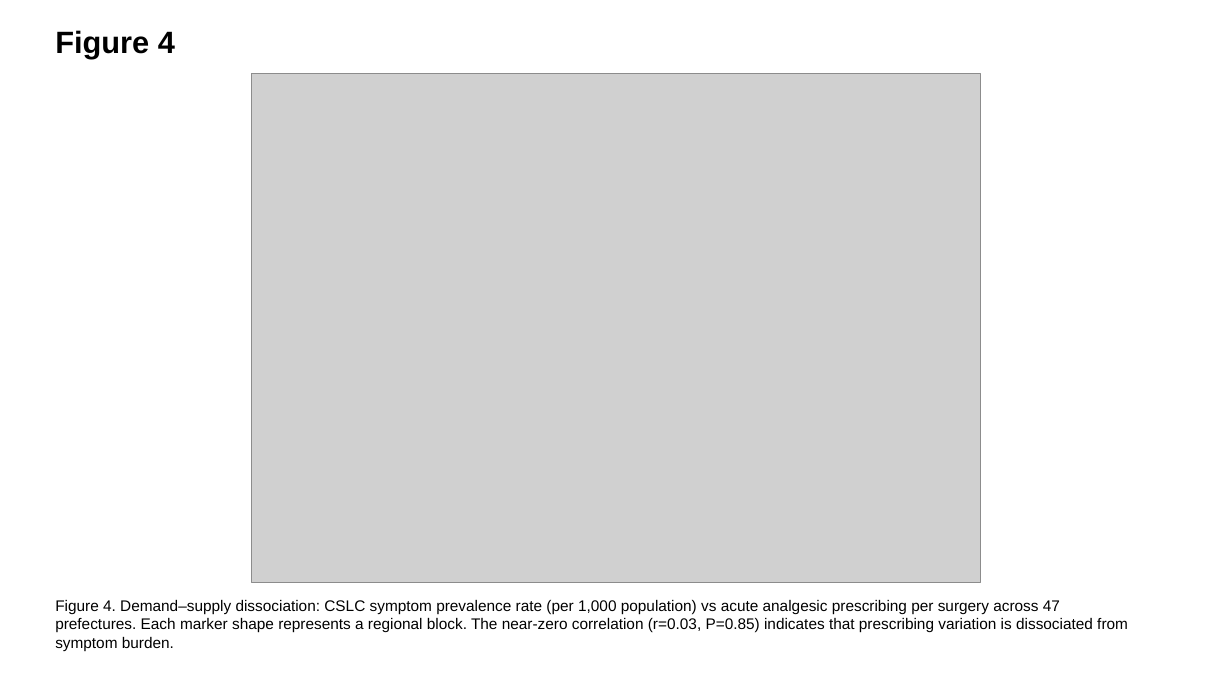
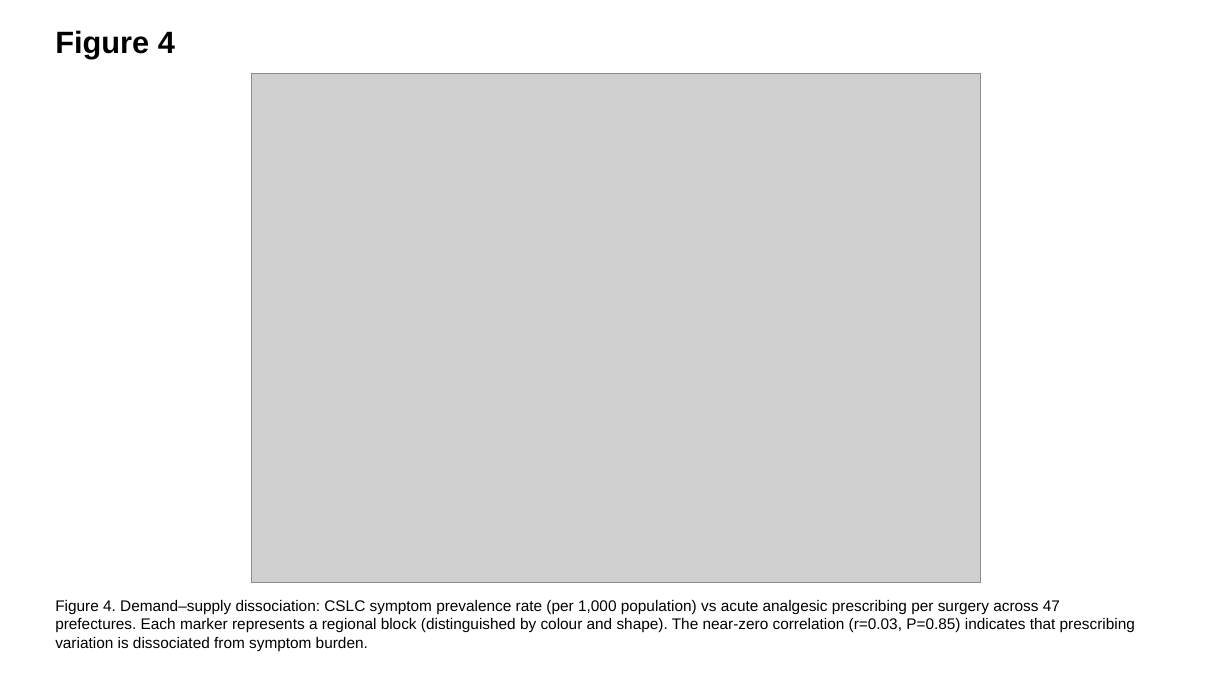
Before and after one commit to bougtoir/medical-accident-its-analysis, a slide deck: slide 4 of ndb-pain-regional-variation-japan/output/je/JE_figures_EN.pptx. Drawn at 1232x693 pixels with LibreOffice and Linux fonts; fonts in the diff are those of the drawing; grey boxes stand for pictures. Boxes give left, top, right and bottom in pixels: in the first picture for what was removed or moved away, otherwise in the second. Text is boxed around its words. In the diff, an @@ line names an element or a change of style, - is before the commit and + after.

```diff
--- a/ndb-pain-regional-variation-japan/output/je/JE_figures_EN.pptx
+++ b/ndb-pain-regional-variation-japan/output/je/JE_figures_EN.pptx
@@ text at bbox=[55, 600, 1135, 651]: text changed @@
-Figure 4. Demand–supply dissociation: CSLC symptom prevalence rate (per 1,000 population) vs acute analgesic prescribing per surgery across 47 prefectures. Each marker shape represents a regional block. The near-zero correlation (r=0.03, P=0.85) indicates that prescribing variation is dissociated from symptom burden.
+Figure 4. Demand–supply dissociation: CSLC symptom prevalence rate (per 1,000 population) vs acute analgesic prescribing per surgery across 47 prefectures. Each marker represents a regional block (distinguished by colour and shape). The near-zero correlation (r=0.03, P=0.85) indicates that prescribing variation is dissociated from symptom burden.
```
Also in this commit, not shown: 2 other slides changed, 22 other files.
